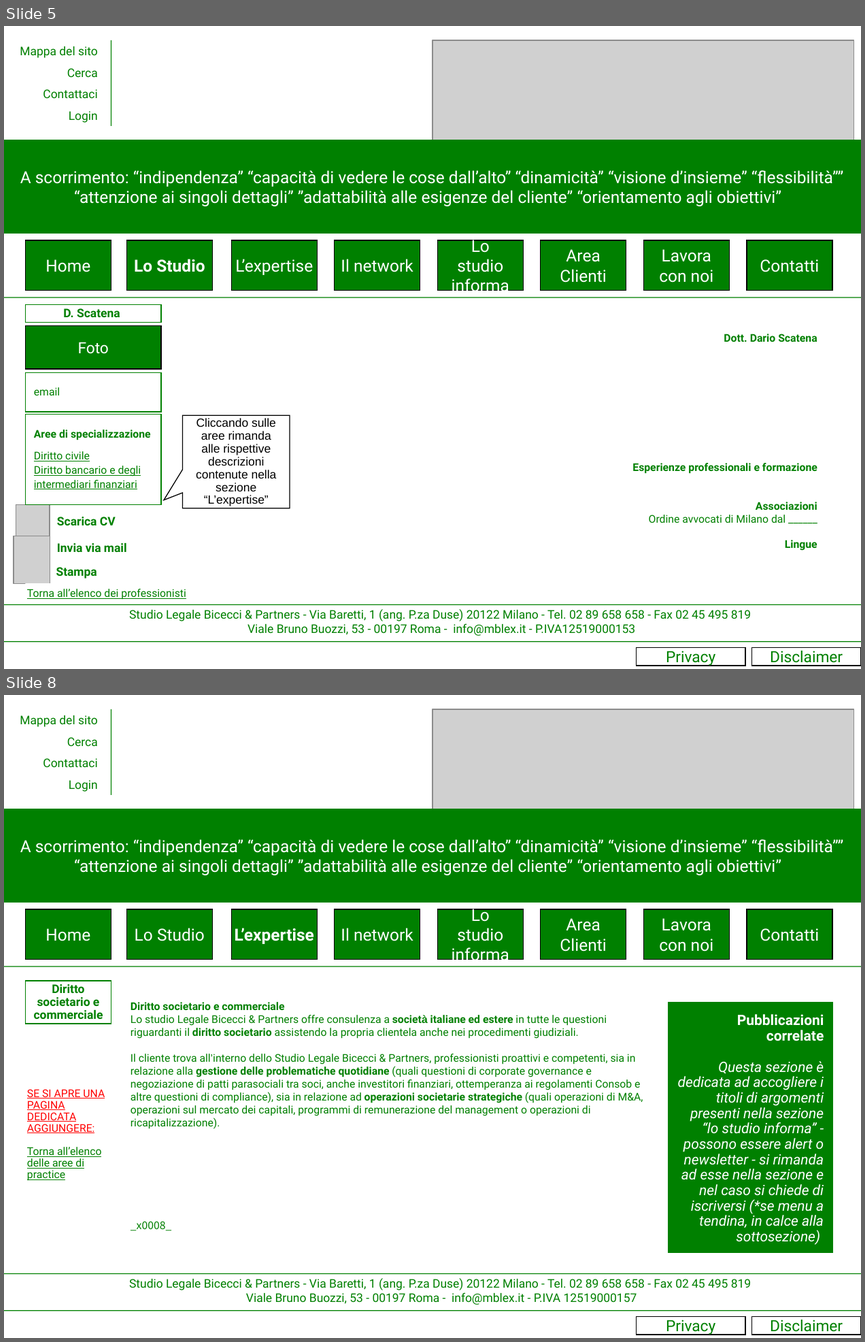
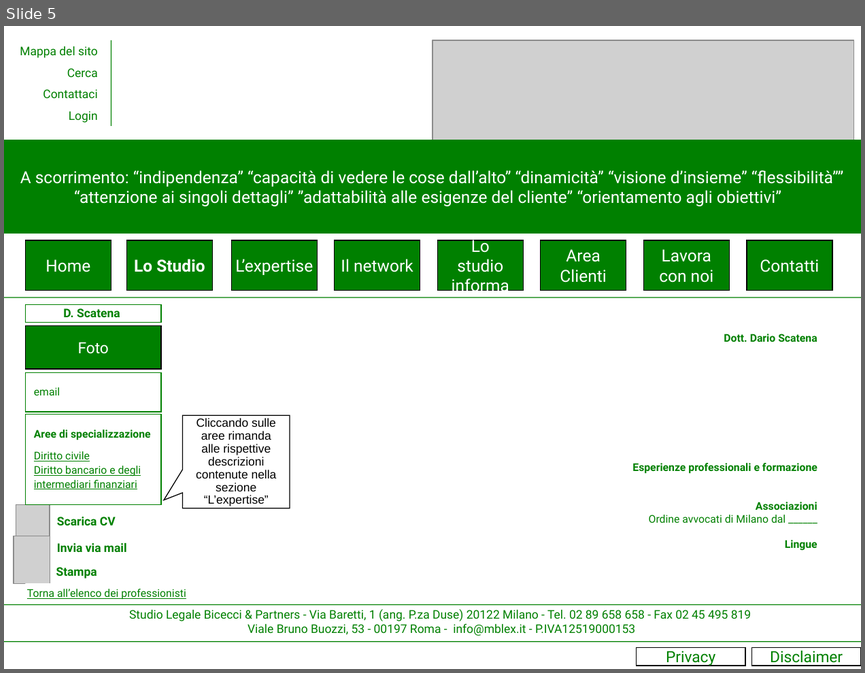
Before and after one commit to grentis/__mblex__, a slide deck: mokup/Sito internet Bicecci&Partners2.ppt. Shown one above the other, each under a label of ours: slides 5 and 8 before the commit, slide 5 after it; the slides between them are not shown. The pictures are 865x1342 and 865x673 pixels, drawn with LibreOffice and Linux fonts; fonts in the diff are those of the drawing; grey boxes stand for pictures. Boxes give left, top, right and bottom in pixels: in the first picture for what was removed or moved away, otherwise in the second. Text is boxed around its words. In the diff, an @@ line names an element or a change of style, - is before the commit and + after.

```diff
--- a/mokup/Sito internet Bicecci&Partners2.ppt
+++ b/mokup/Sito internet Bicecci&Partners2.ppt
@@ slide 8 removed at [4, 695, 861, 1338], background #FFFFFF @@
@@ group removed at [20, 709, 111, 795]: 4 texts, 1 line @@
-Contattaci
-Mappa del sito
-Cerca
-Login
@@ picture removed at [432, 709, 854, 817] @@
@@ rectangle removed at [4, 809, 861, 902] @@
-A scorrimento: “indipendenza” “capacità di vedere le cose dall’alto” “dinamicità” “visione d’insieme” “flessibilità”” “attenzione ai singoli dettagli” ”adattabilità alle esigenze del cliente” “orientamento agli obiettivi”
@@ rectangle removed at [26, 909, 111, 959] @@
-Home
@@ rectangle removed at [126, 909, 212, 959] @@
-Lo Studio
@@ rectangle removed at [231, 909, 317, 959] @@
-L’expertise
@@ rectangle removed at [334, 909, 420, 959] @@
-Il network
@@ rectangle removed at [438, 909, 524, 959] @@
-Lo studio informa
@@ rectangle removed at [541, 909, 626, 959] @@
-Area Clienti
@@ rectangle removed at [643, 909, 729, 959] @@
-Lavora con noi
@@ rectangle removed at [747, 909, 832, 959] @@
-Contatti
@@ line removed from (4, 966) to (861, 966) @@
@@ rectangle removed at [26, 981, 111, 1023] @@
-Diritto societario e commerciale
@@ text removed at [130, 1002, 643, 1231] @@
-Diritto societario e commerciale
-Lo studio Legale Bicecci & Partners offre consulenza a società italiane ed estere in tutte le questioni riguardanti il diritto societario assistendo la propria clientela anche nei procedimenti giudiziali.
-Il cliente trova all’interno dello Studio Legale Bicecci & Partners, professionisti proattivi e competenti, sia in relazione alla gestione delle problematiche quotidiane (quali questioni di corporate governance e negoziazione di patti parasociali tra soci, anche investitori finanziari, ottemperanza ai regolamenti Consob e altre questioni di compliance), sia in relazione ad operazioni societarie strategiche (quali operazioni di M&A, operazioni sul mercato dei capitali, programmi di remunerazione del management o operazioni di ricapitalizzazione).
-_x0008_
@@ rectangle removed at [668, 1002, 832, 1252] @@
-Pubblicazioni correlate
-Questa sezione è dedicata ad accogliere i titoli di argomenti presenti nella sezione “lo studio informa” - possono essere alert o newsletter - si rimanda ad esse nella sezione e nel caso si chiede di iscriversi (*se menu a tendina, in calce alla sottosezione)
@@ rectangle removed at [26, 1087, 111, 1180] @@
-SE SI APRE UNA PAGINA DEDICATA AGGIUNGERE:
-Torna all’elenco delle aree di practice
@@ line removed from (4, 1273) to (861, 1273) @@
@@ text removed at [129, 1278, 751, 1304] @@
-Studio Legale Bicecci & Partners - Via Baretti, 1 (ang. P.za Duse) 20122 Milano - Tel. 02 89 658 658 - Fax 02 45 495 819
-Viale Bruno Buozzi, 53 - 00197 Roma - info@mblex.it - P.IVA 12519000157
@@ line removed from (4, 1310) to (861, 1310) @@
@@ rectangle removed at [636, 1317, 746, 1334] @@
-Privacy
@@ rectangle removed at [751, 1317, 861, 1334] @@
-Disclaimer
```
Also in this commit, not shown: 5 other slides removed, 12 other files.
